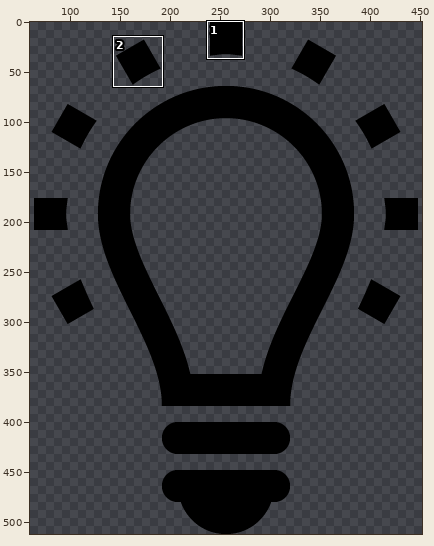
Two states of a sprite sheet, img/intproperty-lightbulb.png. Above, an overview of the earlier version with the close-up marked.
Close-up. Before the commit:
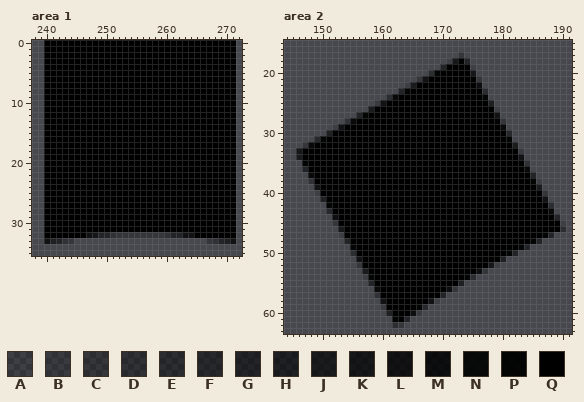
The file is 512x512 pixels. Pixels under 10% opacity are left out. Shown: area 1: x 238..272, y 0..35; area 2: x 144..191, y 15..63. The wide view leaves out empty margins. The commit also changed other parts of the picture, which this record leaves out.
Palette (. is transparent): A #00000020  B #00000030  C #00000040  D #00000050  E #00000060  F #00000070  G #00000080  H #0000008f  J #0000009f  K #000000af  L #000000bf  M #000000cf  N #000000df  P #000000ef  Q #000000
New version:
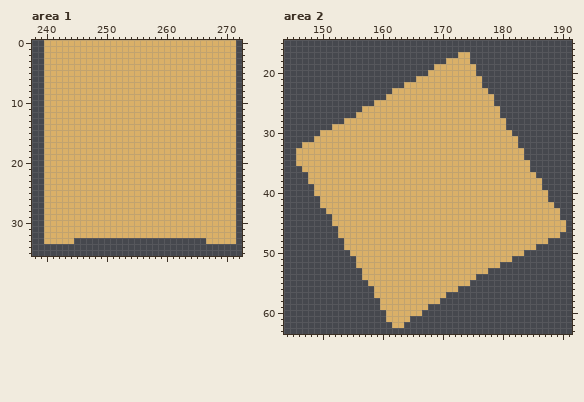
What changed:
colour Q: #000000 -> #dab068
Changed rows in their new state; - is a pixel that keeps its letter.
Area 1:
first column x 240:
32 -------QQQQQQQQQQQQQQQQQQ-------
33 QQQQQ----------------------QQQQQ
Area 2:
first column x 146:
17 ---------------------------QQ----------------
18 -------------------------QQ-Q----------------
19 -----------------------QQ----Q---------------
20 ----------------------QQ-----Q---------------
21 --------------------QQ--------Q--------------
22 ------------------QQ----------Q--------------
23 ----------------QQQ------------Q-------------
24 ---------------QQ--------------QQ------------
25 -------------QQ-----------------Q------------
26 -----------QQ--------------------Q-----------
27 ----------QQ---------------------Q-----------
28 --------QQ------------------------Q----------
29 ------QQ--------------------------Q----------
30 ----QQ-----------------------------Q---------
31 ---QQ------------------------------QQ--------
32 -QQ---------------------------------Q--------
33 Q------------------------------------Q-------
34 Q------------------------------------Q-------
35 QQ------------------------------------Q------
36 -Q------------------------------------Q------
37 --Q------------------------------------Q-----
38 --Q------------------------------------QQ----
39 ---Q------------------------------------Q----
40 ---Q-------------------------------------Q---
41 ----Q------------------------------------Q---
42 ----QQ------------------------------------Q--
43 -----Q------------------------------------QQ-
44 ------Q------------------------------------Q-
45 ------Q-------------------------------------Q
46 -------Q------------------------------------Q
47 -------Q---------------------------------QQQ-
48 --------Q------------------------------QQQ---
49 --------QQ---------------------------QQQ-----
50 ---------Q-------------------------QQQ-------
51 ----------Q-----------------------QQ---------
52 ----------Q---------------------QQ-----------
53 -----------Q------------------QQ-------------
54 -----------QQ---------------QQ---------------
55 ------------Q--------------QQ----------------
56 -------------Q-----------QQ------------------
57 -------------Q----------Q--------------------
58 --------------Q-------QQ---------------------
59 --------------Q-----QQ-----------------------
60 ---------------Q---QQ------------------------
61 ---------------QQ-Q--------------------------
62 ----------------QQ---------------------------
